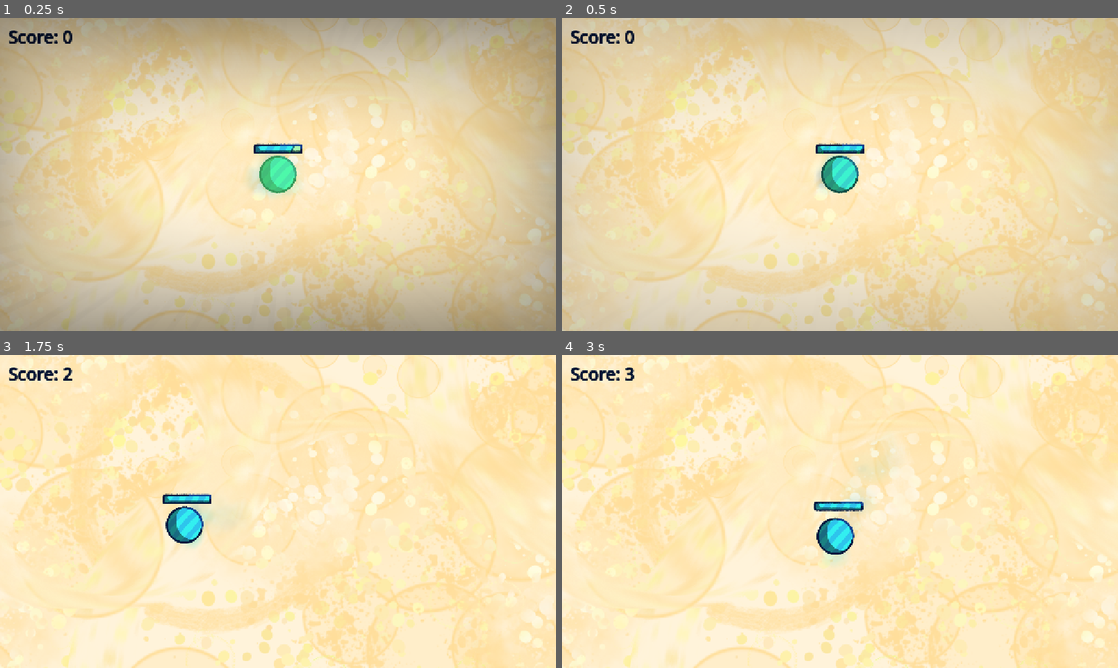
Above: before the commit, frames 1-4 (two rows, left to right).
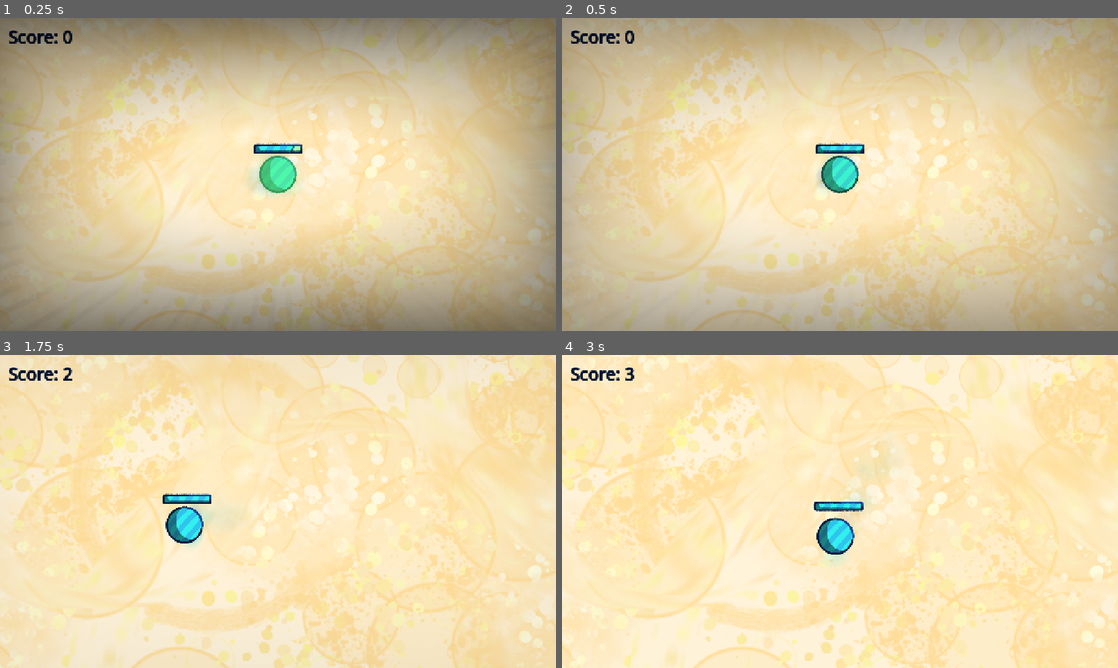
Above: after the commit, the same moments.

Repository: onebobtwobobredbobbluebob/dot-dodge-game
Game: Godot game, scene res://main/main.tscn
The game is run twice, just before and just after one commit, with the same random seed, the same clock (stepped at 60 frames per second) and the same inputs.
Inputs (mouse positions are in pixels of both pictures, inside the frame that each line leads up to):
- Up to frame 1 (0.25 s): no input
- Up to frame 2 (0.5 s): no input
- Up to frame 3 (1.75 s): tap Enter at 0.5 s; move the mouse to (400, 495) at 0.52 s; hold Right 0.53-1.28 s; tap Alt at 0.6 s; click (400, 495) at 0.67 s; move the mouse to (166, 527) at 1.27 s; hold Down from 1.28 s (still down); tap Shift at 1.35 s
- Up to frame 4 (3 s): move the mouse to (895, 442) at 2.02 s; release Down at 2.03 s; hold Right 2.03-2.78 s; tap Alt at 2.1 s; move the mouse to (812, 574) at 2.77 s; hold Up from 2.78 s (still down); tap Shift at 2.85 s; click (812, 574) at 2.92 s

The runs differ from the first frame. In frame 1, 26% of the frame differs, in the area x 0-100%, y 0-100%; in frame 2, 34%; in frame 3, less than 0.1%; in frame 4, less than 0.1%.

Commit message:
made vignette opacity change slower

Diff:
--- a/world/vignette.gd
+++ b/world/vignette.gd
@@ -16,7 +16,7 @@
 		target_a = 1.0 + (-GameState.player.health / (GameState.player.max_health / 3))
 	else:
 		target_a = 0
-	modulate.a = lerp(modulate.a, target_a, 1 - pow(0.05, delta))
+	modulate.a = lerp(modulate.a, target_a, 1 - pow(0.2, delta))
 
 	if not GameState.alive:
 		visible = false
